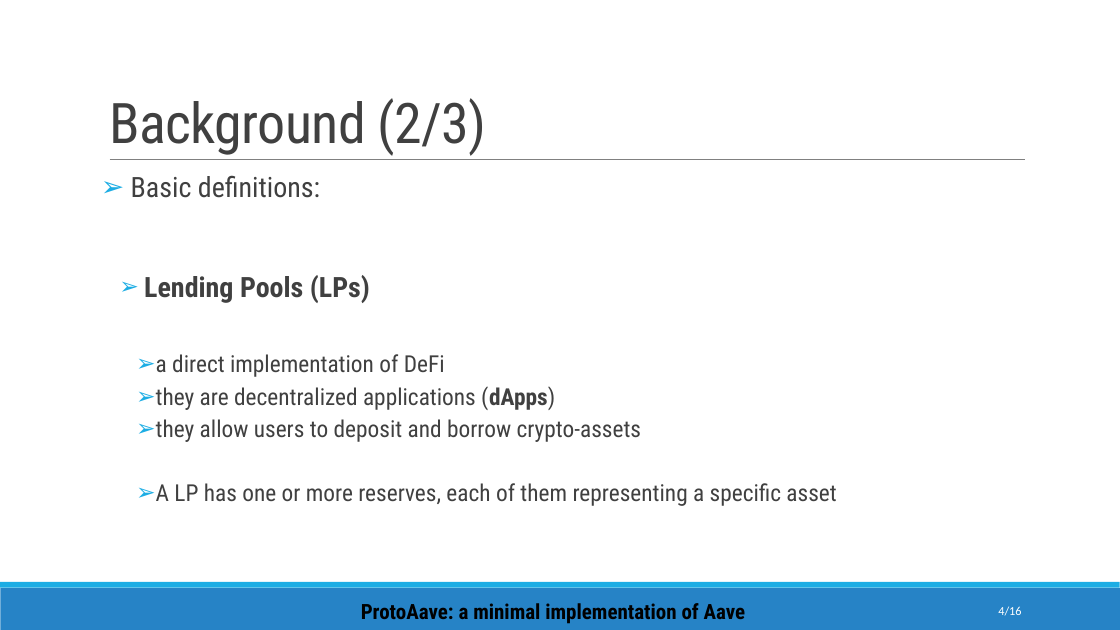
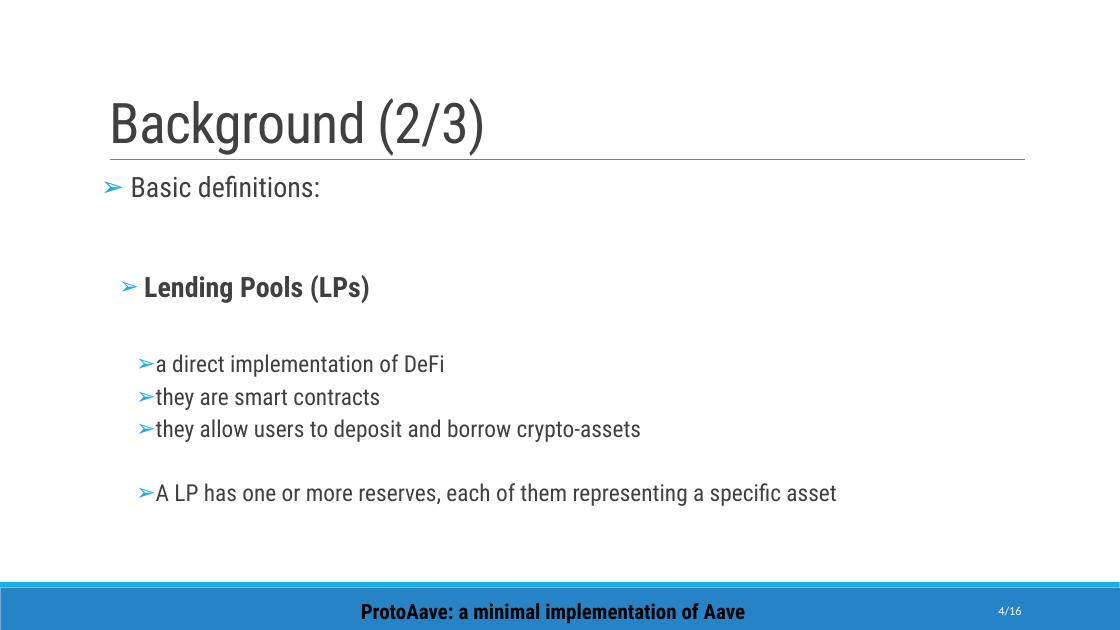
Before and after one commit to enricopiseddu/lendingPool, a slide deck: slide 4 of presentation.pptx. Drawn at 1120x630 pixels with LibreOffice and Linux fonts; fonts in the diff are those of the drawing. Boxes give left, top, right and bottom in pixels: in the first picture for what was removed or moved away, otherwise in the second. Text is boxed around its words. In the diff, an @@ line names an element or a change of style, - is before the commit and + after.

```diff
--- a/presentation.pptx
+++ b/presentation.pptx
@@ text at box(156, 387, 380, 410): text changed @@
-    ➢ they are decentralized applications (dApps)
+    ➢ they are smart contracts
```
Also in this commit, not shown: 5 other slides changed.
